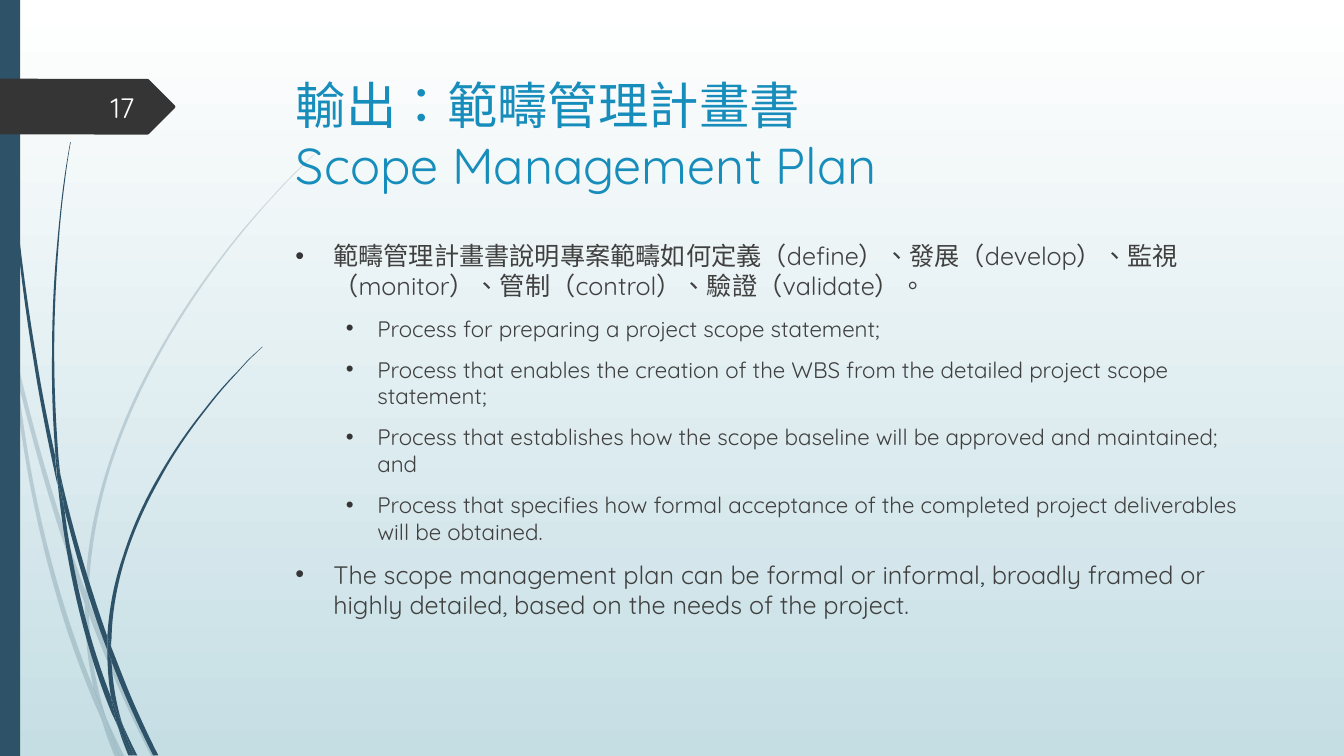
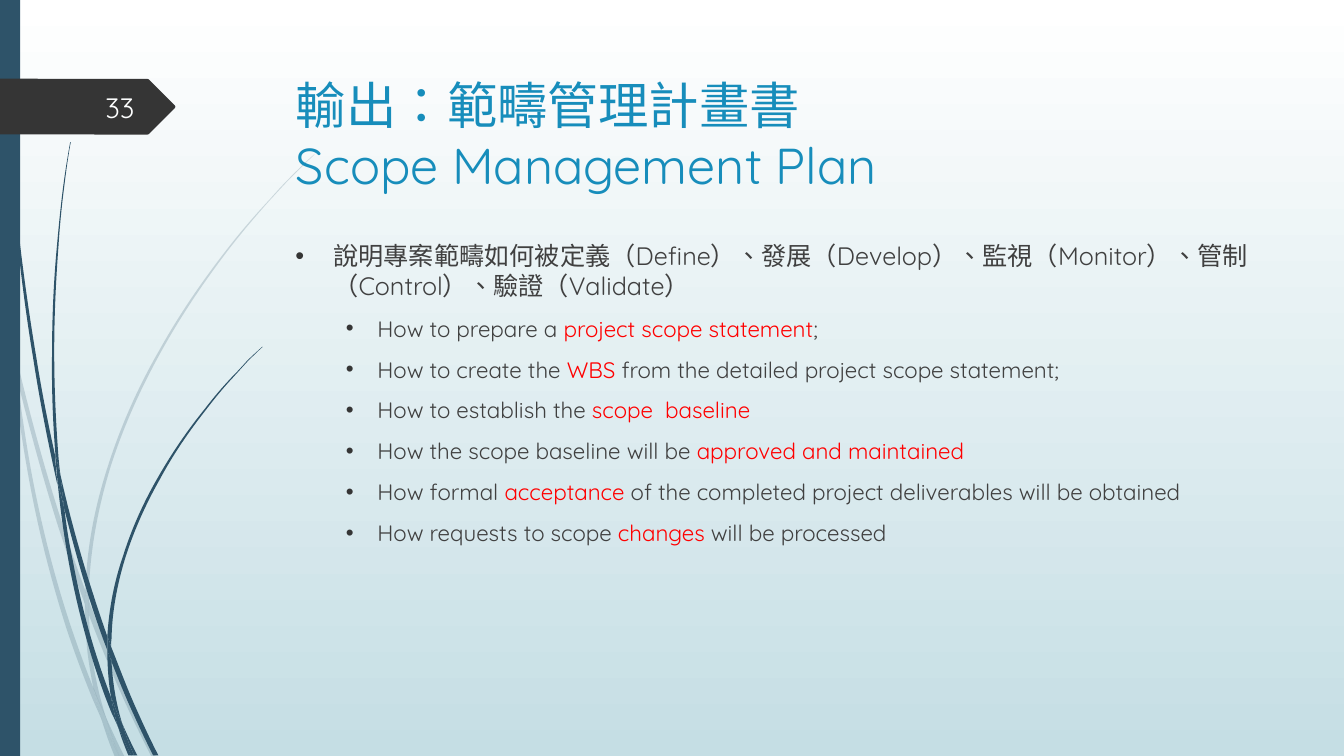
Before and after one commit to ywdeng/uscojywdeng, a slide deck: slide 33 of src/assets/1091/ProjectManagement/CH06/06.pptx (slide 17 before the commit). Drawn at 1344x756 pixels with LibreOffice and Linux fonts; fonts in the diff are those of the drawing. Boxes give left, top, right and bottom in pixels: in the first picture for what was removed or moved away, otherwise in the second. Text is boxed around its words. In the diff, an @@ line names an element or a change of style, - is before the commit and + after.

```diff
--- a/src/assets/1091/ProjectManagement/CH06/06.pptx
+++ b/src/assets/1091/ProjectManagement/CH06/06.pptx
@@ page number at (105,98,134,119): text changed @@
-17
+33
@@ text at (333,243,1247,546): text changed @@
-• 範疇管理計畫書說明專案範疇如何定義（define）、發展（develop）、監視（monitor）、管制（control）、驗證（validate）。
-  • Process for preparing a project scope statement;
-  • Process that enables the creation of the WBS from the detailed project scope statement;
-  • Process that establishes how the scope baseline will be approved and maintained; and
-  • Process that specifies how formal acceptance of the completed project deliverables will be obtained.
-• The scope management plan can be formal or informal, broadly framed or highly detailed, based on the needs of the project.
+• 說明專案範疇如何被定義（Define）、發展（Develop）、監視（Monitor）、管制（Control）、驗證（Validate）
+  • How to prepare a project scope statement;
+  • How to create the WBS from the detailed project scope statement;
+  • How to establish the scope baseline
+  • How the scope baseline will be approved and maintained
+  • How formal acceptance of the completed project deliverables will be obtained
+  • How requests to scope changes will be processed
```
Also in this commit, not shown: 16 other slides changed, 44 slides added, 3 slides removed, 4 other files.
